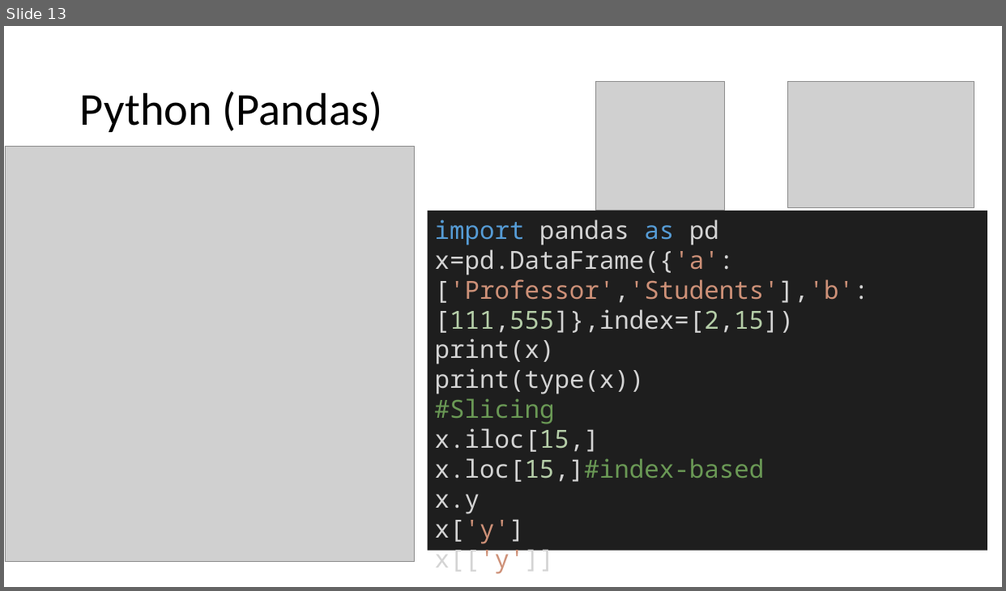
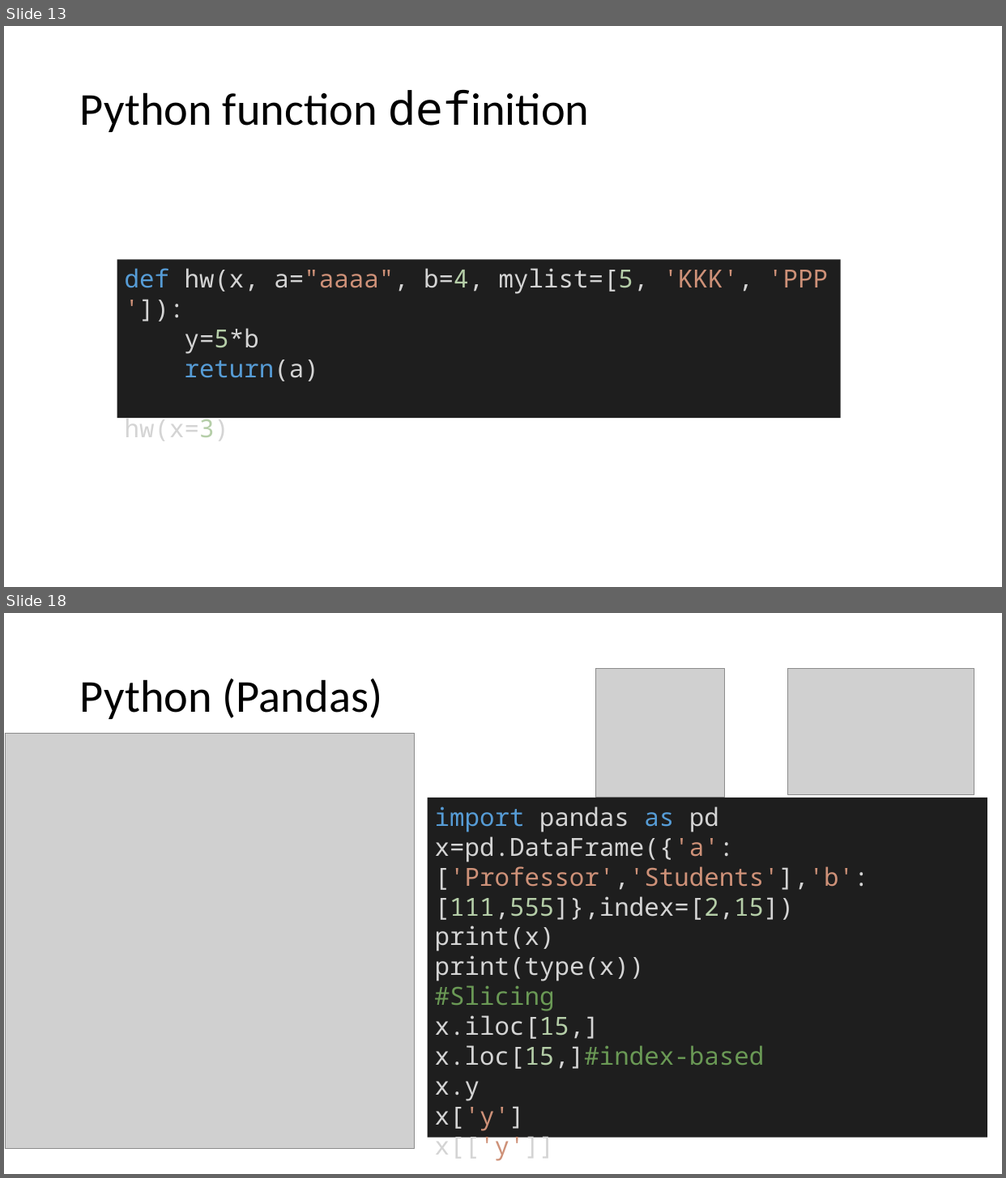
Before and after one commit to mathphysmx/teaching-ml, a slide deck: slides/01_softwareTutorial.pptx. Shown one above the other, each under a label of ours: slide 13 before the commit, slides 13 and 18 after it; the slides between them are not shown. The pictures are 1006x591 and 1006x1178 pixels, drawn with LibreOffice and Linux fonts; fonts in the diff are those of the drawing; grey boxes stand for pictures. Boxes give left, top, right and bottom in pixels: in the first picture for what was removed or moved away, otherwise in the second. Text is boxed around its words. In the diff, an @@ line names an element or a change of style, - is before the commit and + after.

```diff
--- a/slides/01_softwareTutorial.pptx
+++ b/slides/01_softwareTutorial.pptx
@@ slide 13 added at [4, 26, 1002, 587], background #FFFFFF @@
@@ title added at [80, 89, 590, 132], 44 pt, text #000000 @@
+Python function definition
@@ rectangle added at [117, 259, 841, 418], fill #1E1E1E, 24 pt, text #D4D4D4 @@
+def hw(x, a="aaaa", b=4, mylist=[5, 'KKK', 'PPP']):
+y=5*b
+return(a)
+hw(x=3)
@@ what was slide 13 is now slide 18 @@
```
Also in this commit, not shown: 4 slides changed, 3 other slides added, 2 other files.
